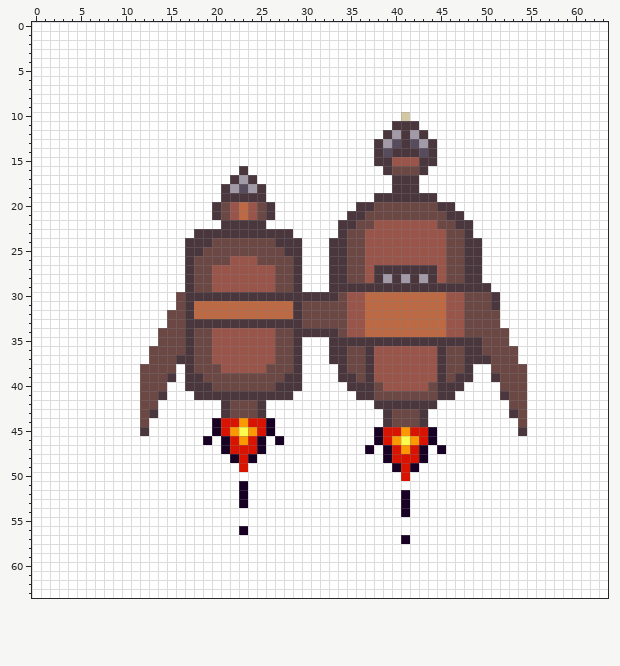
Two versions of one pixel-art sprite, res/pics/orbit.png. This is how it looked before the edit.
The file is 256x256 pixels, drawn in blocks of 4x4; one block is one cell here. Colours within 5 levels of each other are drawn and written as one.
The result:
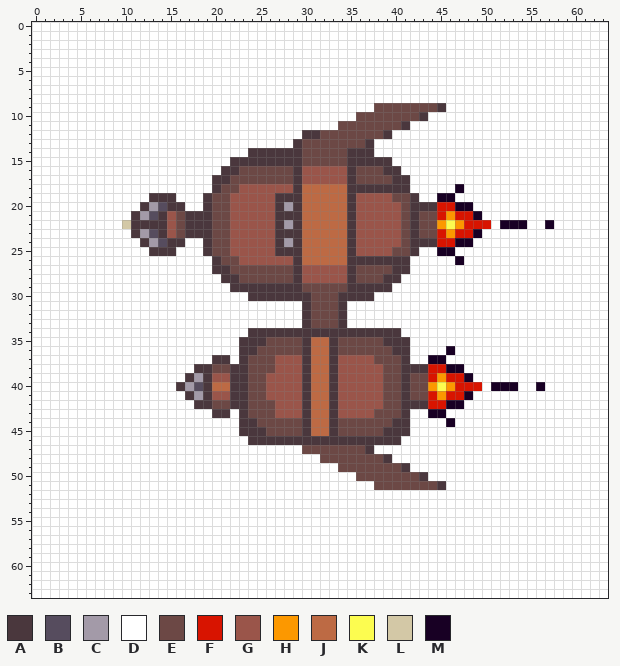
Palette (. is transparent): A #4a373d  B #564c5e  C #a39aa8  D #ffffff  E #6c4845  F #d81400  G #9a554a  H #fc9800  J #bd6a44  K #fcfc50  L #d3c8a6  M #180024
Diff:
Changed rows in their new state; - is an unchanged pixel.
first column x 10:
 9 ----------------------------EEEEEEEA------------
10 --------------------------EEEEEEEA--------------
11 ------------------------EEEEEEE-D---------------
12 --------------------AAEEEEEEE-DDDD--------------
13 -------------------AEEEEEEEADDDDDDD-------------
14 --------------AAAAAAEEEEEAAADDDDDDD-------------
15 ------------AAAAAAAAEEEEEAAA--DDDDD-------------
16 -----------AAEEEEEEAGGGGGAEEE-ADDD--------------
17 ----------AAEEEEEEEAGGGGGAEEEE--D---------------
18 ----------AEEGGGGGGAJJJJJAAAAA--D----M----------
19 ---AAA---AEEGGGGGAAAJJJJJAGGGGEE-DDMM-----------
20 --ACBAA--AE--G-GGACAJJJJJAGGGGG-AAAFFMM---------
21 -ACBAGEAAAE--G-GGAAAJJJJJ-GGGGG-A--FHFFM--------
22 LAAAAGEAAAEEGGGGGACAJJJJJ-GG---EAEEHKHFFF-MMM--M
23 -ACBAGEA--EEGGGGG--AJJJJJAG----EAEEFHFFM--------
24 --ACBAADD---GGGGG-C-JJJJJAG----EAAAFFMMD--------
25 ---AAA-DDA--GGGGGA--JJJJJAG---EEADDMMDDD--------
26 -------DDDA-E--GGGG-JJJJJAAAAAAADDDDDMDD--------
27 -------DDDAAEEEEE---GGGGGA-EEE--DDDDDDDD--------
28 -------DDDDAAEEEE---GGGGGA-EEA-DDDDDDDDD--------
29 -------DDDDDAAAAAAA-EEEEE-----DDDDDDDDDDD-------
30 ------DDDDDDDD-------EEEAAAADDDDDDDDDDDDDD------
31 ------DDDDDDDDDDDDDDA---ADDDDDDDDDDDDDDDDD------
32 -----DDDDDDDDDDDDDDDA---ADDDDDDDDDDDDDDDDD------
33 -----DDDDDDDDDDDDDDDA---ADDDDDDDDDDDDDDDDD------
34 ----DDDDDDDDDDAAAAA-----AAAAAAADDDDDDDDDDDD-----
35 ----DDDDDDDDDAAAE--EAJJ-EEEEE---DDDDDDDDDDD-----
36 ---DDDDDDDDDDAAEE--EAJJ-E--EEEAADDDDMDDDDDDD----
37 ---DDDDDDDAADAEEEGGGAJJ-GGGGEEEADDMMDDDDDDDD----
38 --DDDD-DAA-EAAEE-GGGAJJAGGGG-EEAAAFFMMD--DDDD---
39 --DDDD--CAGGAA--GGGGAJJAGGGG-EEAEEFHFFM--DDDD---
40 --DDD-ACB-JJAA--GGGGAJJAGGGGGEEAEEHKHFFF-MMMD-M-
41 --DDD--AC-GG--EEGGGGAJJAGGGGG--A--FHFFM---DDD---
42 --DD----AAEEAA-EEGGGAJJAGGGGGEE---FFMM-----DD---
43 --DD------A-DA-EEGGGAJJAGGGGEE-ADDMM-------DD---
44 --D-------DDDAAEEEEEAJJAEEEEEEAADD--M-------D---
45 --D-------DDDAAAEEEEAJJAEEEEEAAADDD---------D---
46 ---------D-DDDAAAAAAAAAAAAAAAAADDDD-------------
47 -----------DDDDD----EEEEEEEA-DDDDD-D------------
48 ------------DDD-------EEEEEEEADDDD--------------
49 -------------D----------EEEEEEEAD---------------
50 --------------------------EEEEEEEA--------------
51 -------------D--------------EEEEEEEA------------
52 -------------D-----------------D----------------
53 -------------D-----------------D----------------
54 -------------------------------D----------------
56 -------------D----------------------------------
57 -------------------------------D----------------
